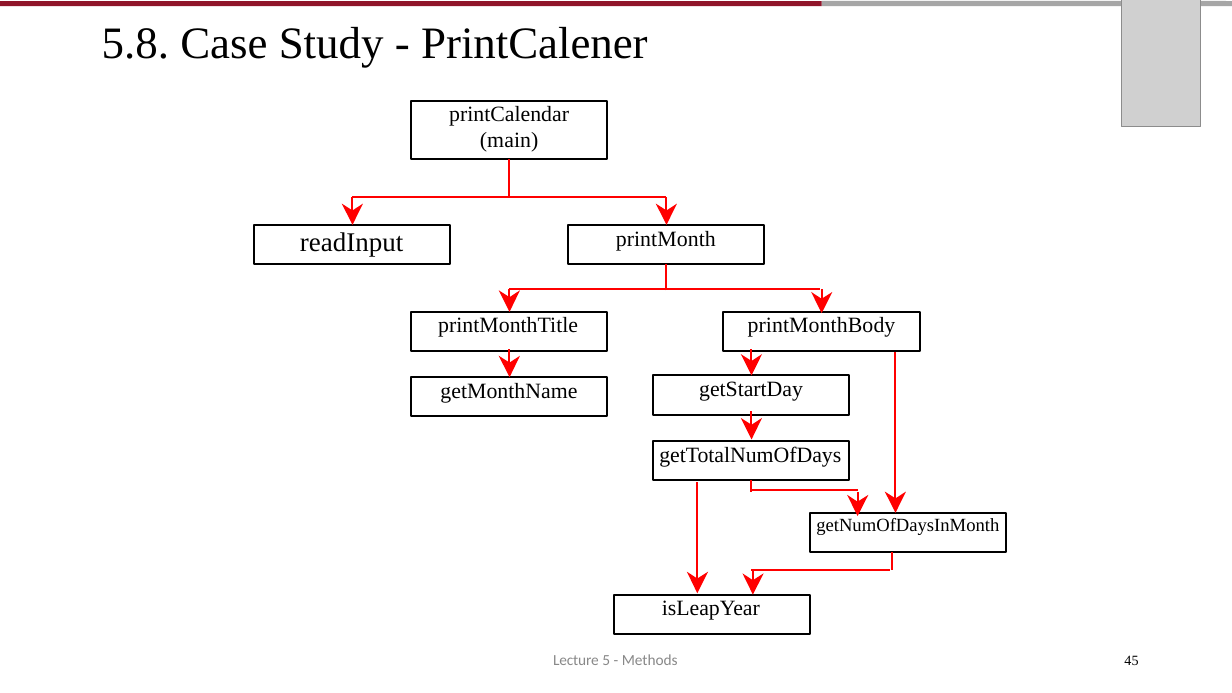
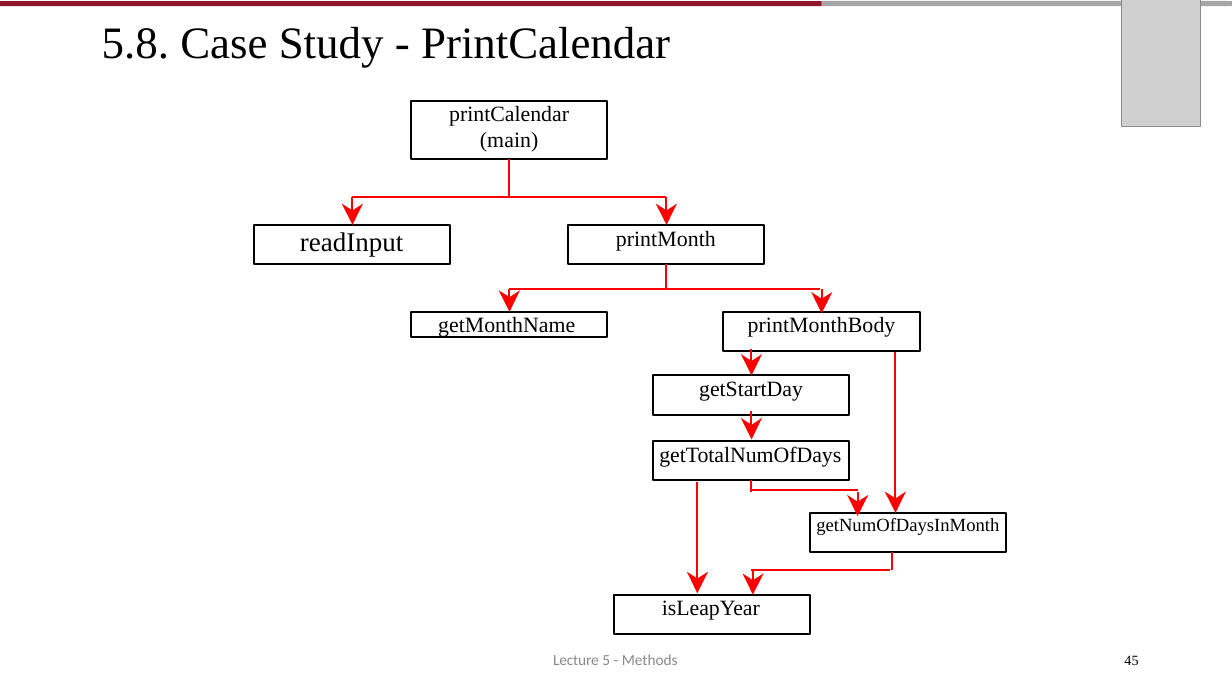
Before and after one commit to AughdonBreslin/CS501IntroToJava, a slide deck: slide 45 of Lectures/5_Methods.pptx. Drawn at 1232x693 pixels with LibreOffice and Linux fonts; fonts in the diff are those of the drawing; grey boxes stand for pictures. Boxes give left, top, right and bottom in pixels: in the first picture for what was removed or moved away, otherwise in the second. Text is boxed around its words. In the diff, an @@ line names an element or a change of style, - is before the commit and + after.

```diff
--- a/Lectures/5_Methods.pptx
+++ b/Lectures/5_Methods.pptx
@@ title at [102, 26, 670, 67]: text changed @@
-5.8. Case Study - PrintCalener
+5.8. Case Study - PrintCalendar
@@ rectangle "getMonthName": place and size @@
-rectangle "getMonthName" at [411, 377, 607, 416]
+rectangle "getMonthName" at [411, 311, 607, 337]
@@ rectangle "getMonthName" at [411, 311, 607, 337]: indent changed @@
@@ rectangle removed at [411, 311, 607, 350] @@
-printMonthTitle
@@ freeform shape removed at [499, 356, 520, 377] @@
@@ freeform shape removed at [509, 349, 509, 363] @@
```
Also in this commit, not shown: 20 other slides changed, 23 other files.
